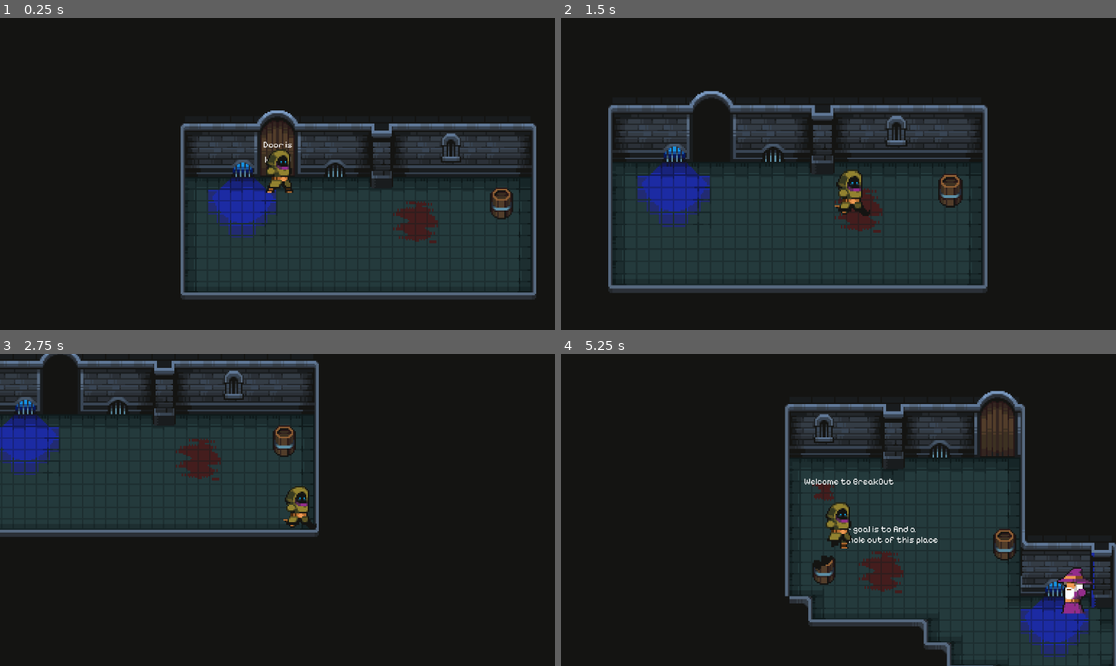
Above: before the commit, frames 1-4 (two rows, left to right).
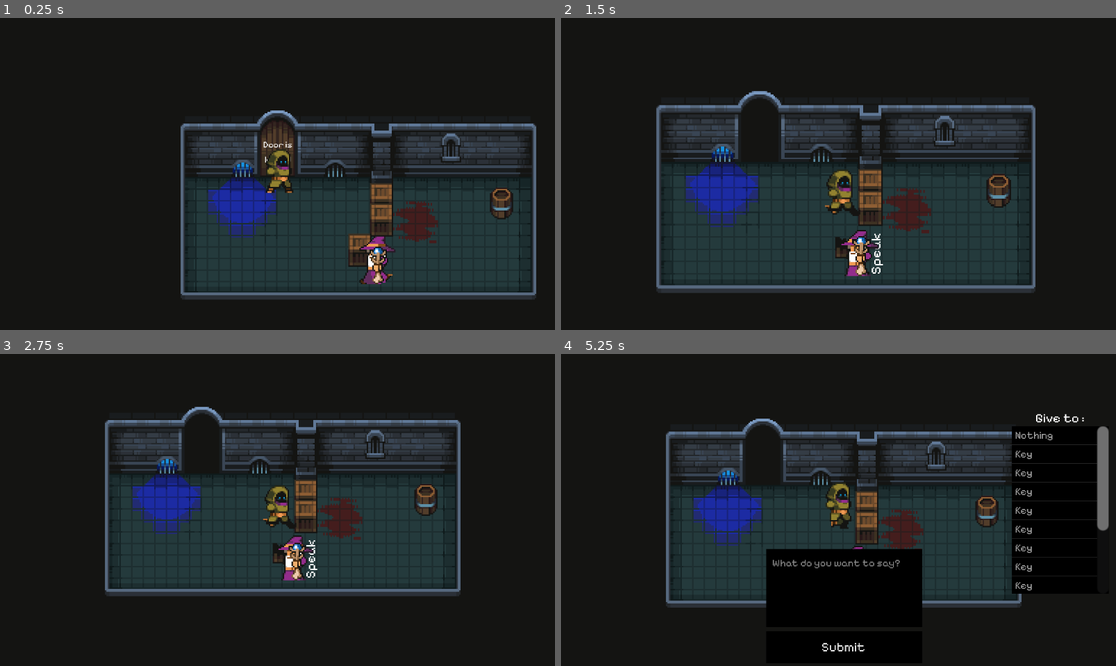
Above: after the commit, the same moments.

Repository: Sajeg/BreakOut
Game: Godot game, scene res://Scenes/Levels/level_3.5.tscn
The game is run twice, just before and just after one commit, with the same random seed, the same clock (stepped at 60 frames per second) and the same inputs. This scene is started directly instead of the project's main scene.
Inputs (mouse positions are in pixels of both pictures, inside the frame that each line leads up to):
- Up to frame 1 (0.25 s): no input
- Up to frame 2 (1.5 s): move the mouse to (960, 158) at 0.52 s; hold D (right) 0.53-1.28 s; hold E (interact) 0.53-1.28 s; move the mouse to (727, 189) at 1.27 s; hold S (down) from 1.28 s (still down); tap Mouse wheel up (zoom in) at 1.35 s
- Up to frame 3 (2.75 s): move the mouse to (333, 441) at 2.02 s; release S (down) at 2.03 s; hold D (right) from 2.03 s (still down); tap Mouse wheel down (zoom out) at 2.1 s
- Up to frame 4 (5.25 s): move the mouse to (810, 572) at 2.77 s; release D (right) at 2.78 s; hold W (up) 2.78-3.53 s; tap E (interact) at 2.85 s; move the mouse to (1005, 556) at 3.52 s; hold A (left) 3.53-5.03 s; tap Mouse wheel up (zoom in) at 3.6 s; move the mouse to (672, 463) at 4.27 s; tap Mouse wheel down (zoom out) at 4.35 s; move the mouse to (866, 510) at 5.02 s; hold S (down) from 5.03 s (still down); hold E (interact) from 5.03 s (still down)

The runs differ from the first frame. In frame 1, 1.6% of the frame differs, in the area x 62-72%, y 53-86%; in frame 2, 20%; in frame 3, 39%, in the area x 0-83%, y 0-78%; in frame 4, 35%.

Commit message:
Added small wizard cutscene

Diff:
--- a/Scenes/Levels/level_3.5.tscn
+++ b/Scenes/Levels/level_3.5.tscn
@@ -1,11 +1,215 @@
-[gd_scene load_steps=5 format=3 uid="uid://c2ebowklviu1f"]
+[gd_scene load_steps=13 format=3 uid="uid://c2ebowklviu1f"]
 
 [ext_resource type="TileSet" uid="uid://iga47b5fiujd" path="res://Assets/tileSet.tres" id="1_ive63"]
+[ext_resource type="Script" path="res://Scripts/level_3.5.gd" id="1_r1n3p"]
 [ext_resource type="PackedScene" uid="uid://bys67aluqyox4" path="res://Scenes/player.tscn" id="2_y1ft4"]
 [ext_resource type="PackedScene" uid="uid://vlj7bhi0c4gq" path="res://Scenes/barrel.tscn" id="3_min2e"]
+[ext_resource type="PackedScene" uid="uid://fa0w7f06pj0" path="res://Scenes/crate.tscn" id="4_gp7bd"]
 [ext_resource type="PackedScene" uid="uid://c7nchaclmj50b" path="res://Scenes/door.tscn" id="4_xo0mw"]
+[ext_resource type="PackedScene" uid="uid://csd6ikilylmnc" path="res://Scenes/wizard.tscn" id="5_c8snw"]
+[ext_resource type="PackedScene" uid="uid://ba4ljslk2ihlo" path="res://Scenes/weapon.tscn" id="7_ddejx"]
+
+[sub_resource type="Animation" id="Animation_43xls"]
+resource_name = "destroy1"
+length = 0.6
+step = 0.05
+tracks/0/type = "value"
+tracks/0/imported = false
+tracks/0/enabled = true
+tracks/0/path = NodePath("Wizard:position")
+tracks/0/interp = 1
+tracks/0/loop_wrap = true
+tracks/0/keys = {
+"times": PackedFloat32Array(0, 0.3),
+"transitions": PackedFloat32Array(1, 1),
+"update": 0,
+"values": [Vector2(177, 156), Vector2(161, 154)]
+}
+tracks/1/type = "value"
+tracks/1/imported = false
+tracks/1/enabled = true
+tracks/1/path = NodePath("Wizard/Idle-sheet:visible")
+tracks/1/interp = 1
+tracks/1/loop_wrap = true
+tracks/1/keys = {
+"times": PackedFloat32Array(0, 0.3),
+"transitions": PackedFloat32Array(1, 1),
+"update": 1,
+"values": [false, true]
+}
+tracks/2/type = "value"
+tracks/2/imported = false
+tracks/2/enabled = true
+tracks/2/path = NodePath("Wizard/Run-sheet:visible")
+tracks/2/interp = 1
+tracks/2/loop_wrap = true
+tracks/2/keys = {
+"times": PackedFloat32Array(0, 0.3),
+"transitions": PackedFloat32Array(1, 1),
+"update": 1,
+"values": [true, false]
+}
+tracks/3/type = "value"
+tracks/3/imported = false
+tracks/3/enabled = true
+tracks/3/path = NodePath("Wizard/Run-sheet:frame")
+tracks/3/interp = 1
+tracks/3/loop_wrap = true
+tracks/3/keys = {
+"times": PackedFloat32Array(0, 0.1, 0.2),
+"transitions": PackedFloat32Array(1, 1, 1),
+"update": 1,
+"values": [1, 2, 3]
+}
+tracks/4/type = "value"
+tracks/4/imported = false
+tracks/4/enabled = true
+tracks/4/path = NodePath("Wizard/Run-sheet:flip_h")
+tracks/4/interp = 1
+tracks/4/loop_wrap = true
+tracks/4/keys = {
+"times": PackedFloat32Array(0),
+"transitions": PackedFloat32Array(1),
+"update": 1,
+"values": [true]
+}
+tracks/5/type = "value"
+tracks/5/imported = false
+tracks/5/enabled = true
+tracks/5/path = NodePath("weapon:position")
+tracks/5/interp = 1
+tracks/5/loop_wrap = true
+tracks/5/keys = {
+"times": PackedFloat32Array(0, 0.3, 0.4, 0.5, 0.6),
+"transitions": PackedFloat32Array(1, 1, 1, 1, 1),
+"update": 0,
+"values": [Vector2(179, 144), Vector2(162, 143), Vector2(162, 143), Vector2(150, 143), Vector2(162, 143)]
+}
+tracks/6/type = "value"
+tracks/6/imported = false
+tracks/6/enabled = true
+tracks/6/path = NodePath("weapon:rotation")
+tracks/6/interp = 1
+tracks/6/loop_wrap = true
+tracks/6/keys = {
+"times": PackedFloat32Array(0.3, 0.4),
+"transitions": PackedFloat32Array(1, 1),
+"update": 0,
+"values": [0.0, -1.5708]
+}
+
+[sub_resource type="Animation" id="Animation_hwxs6"]
+length = 0.001
+tracks/0/type = "value"
+tracks/0/imported = false
+tracks/0/enabled = true
+tracks/0/path = NodePath("Wizard:position")
+tracks/0/interp = 1
+tracks/0/loop_wrap = true
+tracks/0/keys = {
+"times": PackedFloat32Array(0),
+"transitions": PackedFloat32Array(1),
+"update": 0,
+"values": [Vector2(177, 156)]
+}
+tracks/1/type = "value"
+tracks/1/imported = false
+tracks/1/enabled = true
+tracks/1/path = NodePath("Wizard/Idle-sheet:visible")
+tracks/1/interp = 1
+tracks/1/loop_wrap = true
+tracks/1/keys = {
+"times": PackedFloat32Array(0),
+"transitions": PackedFloat32Array(1),
+"update": 1,
+"values": [true]
+}
+tracks/2/type = "value"
+tracks/2/imported = false
+tracks/2/enabled = true
+tracks/2/path = NodePath("Wizard/Run-sheet:visible")
+tracks/2/interp = 1
+tracks/2/loop_wrap = true
+tracks/2/keys = {
+"times": PackedFloat32Array(0),
+"transitions": PackedFloat32Array(1),
+"update": 1,
+"values": [true]
+}
+tracks/3/type = "value"
+tracks/3/imported = false
+tracks/3/enabled = true
+tracks/3/path = NodePath("Wizard/Run-sheet:frame")
+tracks/3/interp = 1
+tracks/3/loop_wrap = true
+tracks/3/keys = {
+"times": PackedFloat32Array(0),
+"transitions": PackedFloat32Array(1),
+"update": 1,
+"values": [1]
+}
+tracks/4/type = "value"
+tracks/4/imported = false
+tracks/4/enabled = true
+tracks/4/path = NodePath("Wizard/Run-sheet:flip_h")
+tracks/4/interp = 1
+tracks/4/loop_wrap = true
+tracks/4/keys = {
+"times": PackedFloat32Array(0),
+"transitions": PackedFloat32Array(1),
+"update": 1,
+"values": [true]
+}
+tracks/5/type = "value"
+tracks/5/imported = false
+tracks/5/enabled = true
+tracks/5/path = NodePath("weapon:position")
+tracks/5/interp = 1
+tracks/5/loop_wrap = true
+tracks/5/keys = {
+"times": PackedFloat32Array(0),
+"transitions": PackedFloat32Array(1),
+"update": 0,
+"values": [Vector2(179, 144)]
+}
+tracks/6/type = "value"
+tracks/6/imported = false
+tracks/6/enabled = true
+tracks/6/path = NodePath("weapon:rotation")
+tracks/6/interp = 1
+tracks/6/loop_wrap = true
+tracks/6/keys = {
+"times": PackedFloat32Array(0),
+"transitions": PackedFloat32Array(1),
+"update": 0,
+"values": [0.0]
+}
+
+[sub_resource type="Animation" id="Animation_x7kl2"]
+resource_name = "rotate_back"
+length = 0.1
+tracks/0/type = "value"
+tracks/0/imported = false
+tracks/0/enabled = true
+tracks/0/path = NodePath("weapon:rotation")
+tracks/0/interp = 1
+tracks/0/loop_wrap = true
+tracks/0/keys = {
+"times": PackedFloat32Array(0, 0.1),
+"transitions": PackedFloat32Array(1, 1),
+"update": 0,
+"values": [-1.5708, 0.0]
+}
+
+[sub_resource type="AnimationLibrary" id="AnimationLibrary_x4tj5"]
+_data = {
+"RESET": SubResource("Animation_hwxs6"),
+"destroy1": SubResource("Animation_43xls"),
+"rotate_back": SubResource("Animation_x7kl2")
+}
 
 [node name="level 3_5" type="Node2D"]
+script = ExtResource("1_r1n3p")
 
 [node name="ColorRect" type="ColorRect" parent="."]
 offset_left = -23776.0
@@ -32,6 +236,35 @@
 position = Vector2(251, 98)
 loot_overwrite = "Key"
 
+[node name="crate" parent="." instance=ExtResource("4_gp7bd")]
+position = Vector2(168, 96)
+
+[node name="crate2" parent="." instance=ExtResource("4_gp7bd")]
+position = Vector2(168, 110)
+
+[node name="crate3" parent="." instance=ExtResource("4_gp7bd")]
+position = Vector2(153, 131)
+
+[node name="Wizard" parent="." instance=ExtResource("5_c8snw")]
+position = Vector2(177, 156)
+
+[node name="Run-sheet" parent="Wizard" index="2"]
+visible = true
+flip_h = true
+frame = 1
+
+[node name="weapon" parent="." instance=ExtResource("7_ddejx")]
+position = Vector2(179, 144)
+
 [node name="Player" parent="." instance=ExtResource("2_y1ft4")]
 position = Vector2(97, 91)
 level = 9
+
+[node name="AnimationPlayer" type="AnimationPlayer" parent="."]
+libraries = {
+"": SubResource("AnimationLibrary_x4tj5")
+}
+
+[connection signal="animation_finished" from="AnimationPlayer" to="." method="_on_animation_player_animation_finished"]
+
+[editable path="Wizard"]
--- /dev/null
+++ b/Scenes/crate.tscn
@@ -0,0 +1,122 @@
+[gd_scene load_steps=9 format=3 uid="uid://fa0w7f06pj0"]
+
+[ext_resource type="Texture2D" uid="uid://cmpi0dv5ob1qx" path="res://Assets/crate.png" id="1_iap2i"]
+[ext_resource type="Script" path="res://Scripts/crate.gd" id="1_lim2s"]
+[ext_resource type="Texture2D" uid="uid://lgwxnubcgwtc" path="res://Assets/crate2.png" id="2_w3rjd"]
+[ext_resource type="Texture2D" uid="uid://csinp2rjrqale" path="res://Assets/crate1.png" id="3_w60fm"]
+
+[sub_resource type="Animation" id="Animation_nujy4"]
+resource_name = "break"
+length = 0.4
+step = 0.2
+tracks/0/type = "value"
+tracks/0/imported = false
+tracks/0/enabled = true
+tracks/0/path = NodePath("Crate:visible")
+tracks/0/interp = 1
+tracks/0/loop_wrap = true
+tracks/0/keys = {
+"times": PackedFloat32Array(0, 0.2, 0.4),
+"transitions": PackedFloat32Array(1, 1, 1),
+"update": 1,
+"values": [true, false, false]
+}
+tracks/1/type = "value"
+tracks/1/imported = false
+tracks/1/enabled = true
+tracks/1/path = NodePath("Crate1:visible")
+tracks/1/interp = 1
+tracks/1/loop_wrap = true
+tracks/1/keys = {
+"times": PackedFloat32Array(0, 0.2, 0.4),
+"transitions": PackedFloat32Array(1, 1, 1),
+"update": 1,
+"values": [false, false, true]
+}
+tracks/2/type = "value"
+tracks/2/imported = false
+tracks/2/enabled = true
+tracks/2/path = NodePath("Crate2:visible")
+tracks/2/interp = 1
+tracks/2/loop_wrap = true
+tracks/2/keys = {
+"times": PackedFloat32Array(0, 0.2, 0.4),
+"transitions": PackedFloat32Array(1, 1, 1),
+"update": 1,
+"values": [false, true, false]
+}
+
+[sub_resource type="Animation" id="Animation_3l6ba"]
+length = 0.001
+tracks/0/type = "value"
+tracks/0/imported = false
+tracks/0/enabled = true
+tracks/0/path = NodePath("Crate:visible")
+tracks/0/interp = 1
+tracks/0/loop_wrap = true
+tracks/0/keys = {
+"times": PackedFloat32Array(0),
+"transitions": PackedFloat32Array(1),
+"update": 1,
+"values": [true]
+}
+tracks/1/type = "value"
+tracks/1/imported = false
+tracks/1/enabled = true
+tracks/1/path = NodePath("Crate1:visible")
+tracks/1/interp = 1
+tracks/1/loop_wrap = true
+tracks/1/keys = {
+"times": PackedFloat32Array(0),
+"transitions": PackedFloat32Array(1),
+"update": 1,
+"values": [false]
+}
+tracks/2/type = "value"
+tracks/2/imported = false
+tracks/2/enabled = true
+tracks/2/path = NodePath("Crate2:visible")
+tracks/2/interp = 1
+tracks/2/loop_wrap = true
+tracks/2/keys = {
+"times": PackedFloat32Array(0),
+"transitions": PackedFloat32Array(1),
+"update": 1,
+"values": [false]
+}
+
+[sub_resource type="AnimationLibrary" id="AnimationLibrary_eqjv1"]
+_data = {
+"RESET": SubResource("Animation_3l6ba"),
+"break": SubResource("Animation_nujy4")
+}
+
+[sub_resource type="RectangleShape2D" id="RectangleShape2D_84pkx"]
+size = Vector2(16, 2)
+
+[node name="crate" type="StaticBody2D"]
+script = ExtResource("1_lim2s")
+
+[node name="Crate" type="Sprite2D" parent="."]
+texture_filter = 1
+texture = ExtResource("1_iap2i")
+
+[node name="Crate1" type="Sprite2D" parent="."]
+visible = false
+texture_filter = 1
+position = Vector2(0, 4)
+texture = ExtResource("2_w3rjd")
+
+[node name="Crate2" type="Sprite2D" parent="."]
+visible = false
+texture_filter = 1
+texture = ExtResource("3_w60fm")
+
+[node name="AnimationPlayer" type="AnimationPlayer" parent="."]
+libraries = {
+"": SubResource("AnimationLibrary_eqjv1")
+}
+
+[node name="CollisionShape2D" type="CollisionShape2D" parent="."]
+position = Vector2(0, -11)
+shape = SubResource("RectangleShape2D_84pkx")
--- /dev/null
+++ b/Scenes/weapon.tscn
@@ -0,0 +1,16 @@
+[gd_scene load_steps=3 format=3 uid="uid://ba4ljslk2ihlo"]
+
+[ext_resource type="Texture2D" uid="uid://btitahw6hkvs7" path="res://Assets/skeleton/wand.png" id="1_yccyr"]
+[ext_resource type="Texture2D" uid="uid://ceblmyxtr6wii" path="res://Assets/skeleton/Hands.png" id="2_kx7if"]
+
+[node name="weapon" type="Node2D"]
+
+[node name="Wand" type="Sprite2D" parent="."]
+texture_filter = 1
+position = Vector2(-1, -1)
+rotation = -1.5708
+texture = ExtResource("1_yccyr")
+
+[node name="Hands" type="Sprite2D" parent="."]
+texture_filter = 1
+texture = ExtResource("2_kx7if")
--- /dev/null
+++ b/Scripts/crate.gd
@@ -0,0 +1,5 @@
+extends StaticBody2D
+
+
+func destroy():
+	$AnimationPlayer.play("break")
--- /dev/null
+++ b/Scripts/level_3.5.gd
@@ -0,0 +1,10 @@
+extends Node2D
+
+
+func _ready():
+	$AnimationPlayer.play("destroy1")
+
+func _on_animation_player_animation_finished(anim_name:StringName):
+	if anim_name == "destroy1":
+		$crate3.destroy()
+		$AnimationPlayer.play("rotate_back")
Binary file added: Assets/crate.png
Not shown, added: Assets/crate.png.import
Binary file added: Assets/crate1.png
Not shown, added: Assets/crate1.png.import
Binary file added: Assets/crate2.png
Not shown, added: Assets/crate2.png.import
Binary file added: Assets/stones1.png
Not shown, added: Assets/stones1.png.import
Binary file added: Assets/stones2.png
Not shown, added: Assets/stones2.png.import
